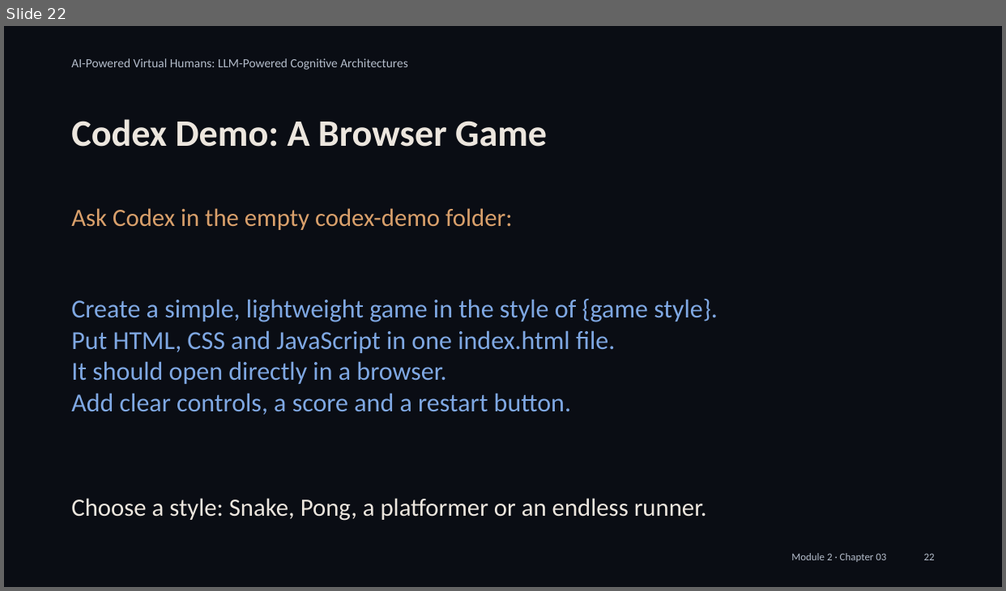
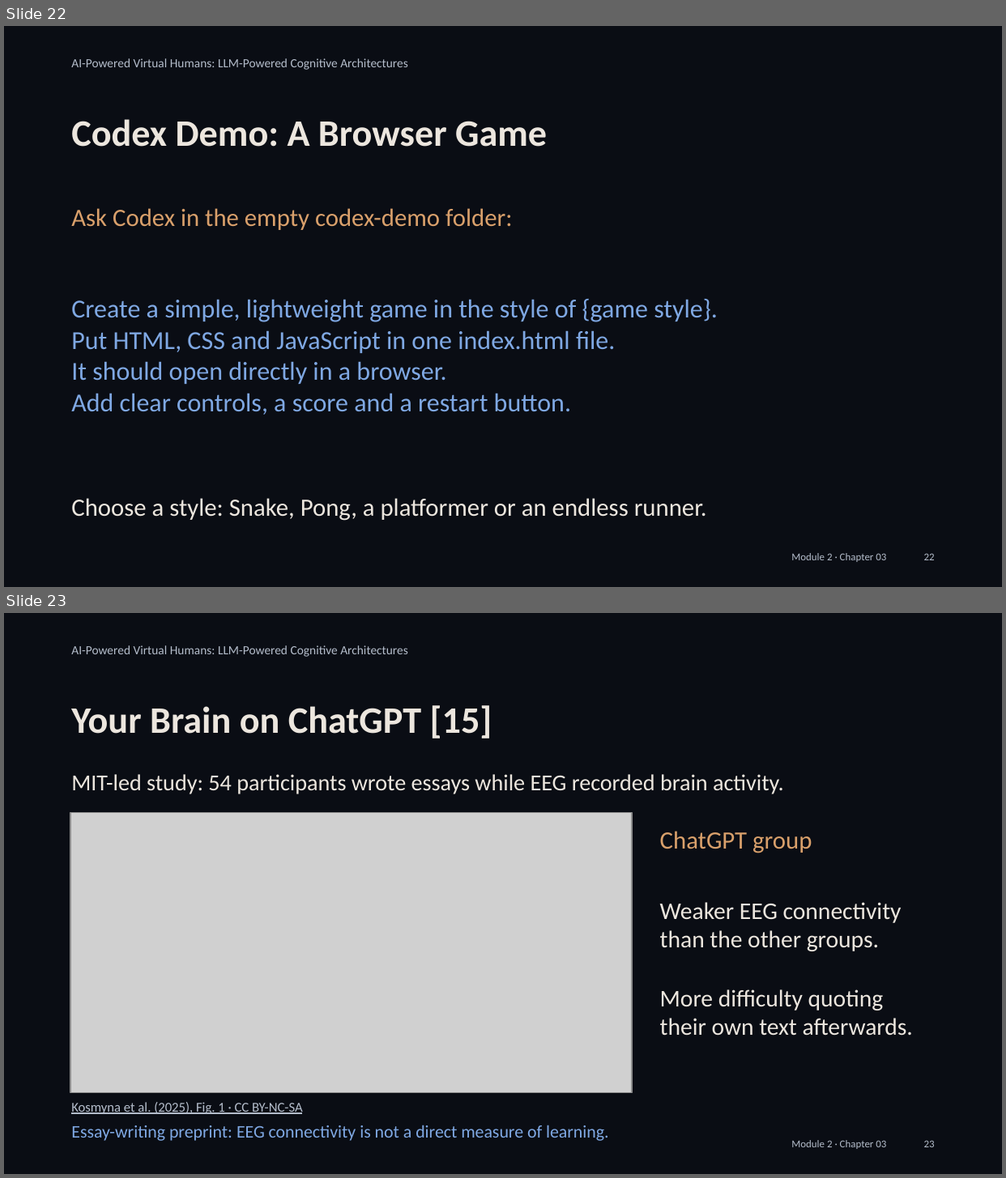
Before and after one commit to alessandropec/virtual-humans-cognitive-architectures, a slide deck: virtual_human_course/Module_2/Chapter_03/Slides/Module_2_Chapter_03_Integration_with_the_Virtual_Human.pptx. Shown one above the other, each under a label of ours: slide 22 before the commit, slides 22 and 23 after it. The pictures are 1006x591 and 1006x1178 pixels, drawn with LibreOffice and Linux fonts; fonts in the diff are those of the drawing; grey boxes stand for pictures. Boxes give left, top, right and bottom in pixels: in the first picture for what was removed or moved away, otherwise in the second. Text is boxed around its words. In the diff, an @@ line names an element or a change of style, - is before the commit and + after.

Commit message:
Add a brief discussion of AI, cognitive effort and learning

```diff
--- a/virtual_human_course/Module_2/Chapter_03/Slides/Module_2_Chapter_03_Integration_with_the_Virtual_Human.pptx
+++ b/virtual_human_course/Module_2/Chapter_03/Slides/Module_2_Chapter_03_Integration_with_the_Virtual_Human.pptx
@@ slide 23 added at box(4, 613, 1002, 1174), background #0A0D14 @@
@@ text added at box(71, 645, 407, 657), 9 pt, text #B4BDCB @@
+AI-Powered Virtual Humans: LLM-Powered Cognitive Architectures
@@ text added at box(71, 705, 492, 739), 27 pt, text #ECE6DE, bold @@
+Your Brain on ChatGPT [15]
@@ text added at box(71, 774, 784, 794), 16.5 pt, text #ECE6DE @@
+MIT-led study: 54 participants wrote essays while EEG recorded brain activity.
@@ picture added at box(71, 812, 632, 1093) @@
@@ text added at box(660, 831, 812, 854), 18 pt, text #D9A06B @@
+ChatGPT group
@@ text added at box(660, 902, 913, 1036), 17.2 pt, text #ECE6DE @@
+Weaker EEG connectivity
+than the other groups.
+More difficulty quoting
+their own text afterwards.
@@ text added at box(71, 1102, 303, 1114), 9.8 pt, text #B4BDCB, underline @@
+Kosmyna et al. (2025), Fig. 1 · CC BY-NC-SA
@@ text added at box(71, 1125, 609, 1141), 12.8 pt, text #7FA8E3 @@
+Essay-writing preprint: EEG connectivity is not a direct measure of learning.
@@ text added at box(791, 1140, 886, 1149), 7.5 pt, text #B4BDCB @@
+Module 2 · Chapter 03
@@ text added at box(924, 1140, 935, 1148), 7.5 pt, text #B4BDCB @@
+23
```
Also in this commit, not shown: 8 slides changed, 2 other slides added, 2 other files.
